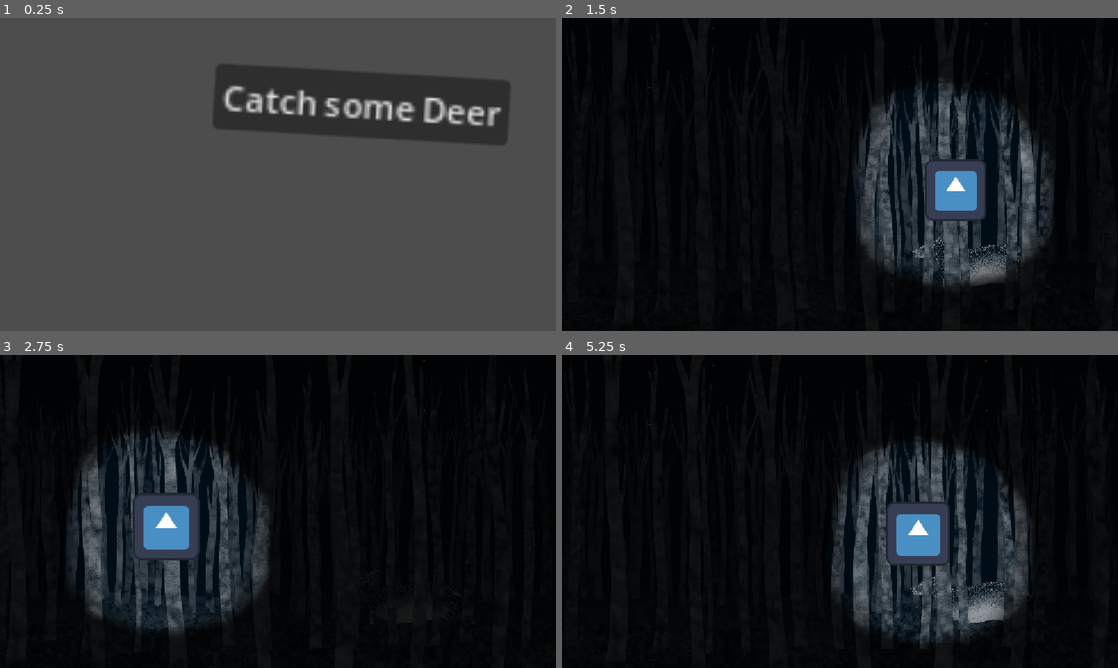
Above: before the commit, frames 1-4 (two rows, left to right).
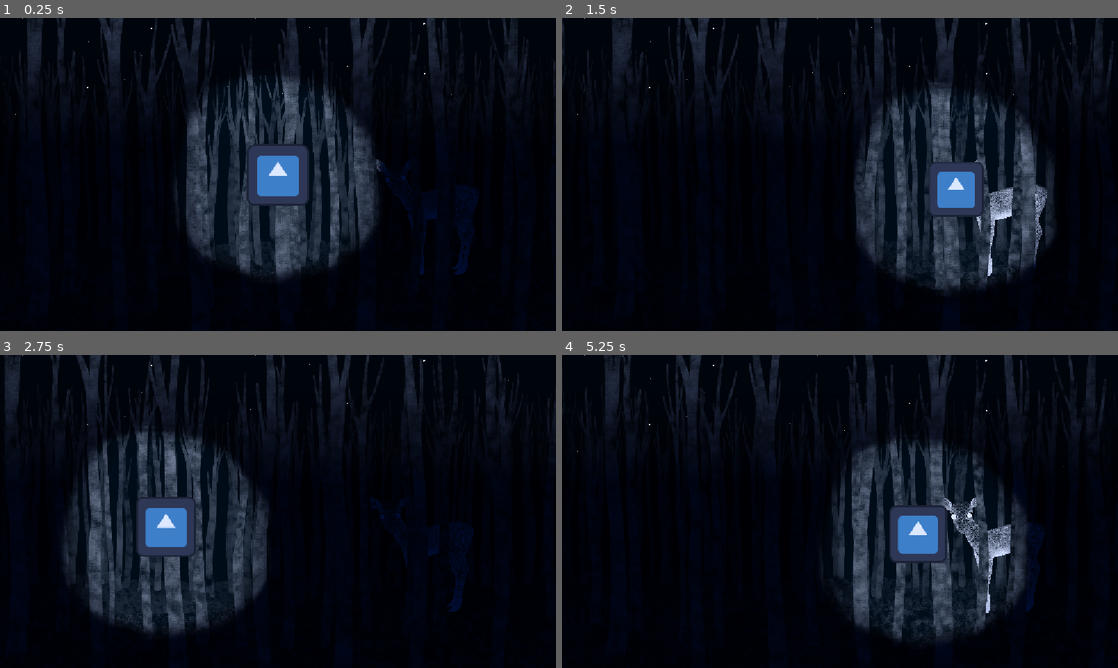
Above: after the commit, the same moments.

Repository: Fionn-the-goose/deer-hunting
Game: Godot game, scene res://assets/scenes/play_scene.tscn
The game is run twice, just before and just after one commit, with the same random seed, the same clock (stepped at 60 frames per second) and the same inputs. Before the commit the project starts from res://assets/scenes/menu.tscn. The engine's default icon, where the game draws it, is replaced by a stand-in: a white triangle on a blue panel in a dark square.
Inputs (mouse positions are in pixels of both pictures, inside the frame that each line leads up to):
- Up to frame 1 (0.25 s): no input
- Up to frame 2 (1.5 s): click (923, 105) at 0.5 s, where only the run before the commit has a clickable "Catch some Deer"; tap Enter at 1.25 s; move the mouse to (967, 224) at 1.27 s; press the mouse at (967, 224) at 1.28 s
- Up to frame 3 (2.75 s): tap Space at 2 s; move the mouse to (166, 527) at 2.02 s; release the mouse at (166, 527) at 2.03 s; click (166, 527) at 2.1 s
- Up to frame 4 (5.25 s): move the mouse to (895, 442) at 2.77 s; press the mouse at (895, 442) at 2.78 s; move the mouse to (812, 574) at 3.52 s; release the mouse at (812, 574) at 3.53 s; click (812, 574) at 3.6 s; tap Enter at 4.25 s; move the mouse to (1006, 558) at 4.27 s; press the mouse at (1006, 558) at 4.28 s; move the mouse to (673, 464) at 5.02 s; release the mouse at (673, 464) at 5.03 s; click (673, 464) at 5.1 s

The runs differ from the first frame. In frame 1, 98% of the frame differs, in the area x 0-100%, y 0-100%; in frame 2, 14%; in frame 3, 13%; in frame 4, 14%.

Commit message:
stuff again

Diff:
--- /dev/null
+++ b/oh-dear/assets/scenes/Cam.tscn
@@ -0,0 +1,3 @@
+[gd_scene format=3 uid="uid://mekefoqvjv2e"]
+
+[node name="Camera2D" type="Camera2D" unique_id=749539712]
--- /dev/null
+++ b/oh-dear/assets/scenes/area_trigger.gd
@@ -0,0 +1,12 @@
+extends Area2D
+@onready var Scene : Node2D = $"." as Node2D
+@onready var Scene_Nr : int = int(self.name.substr(13))
+
+# Called when the node enters the scene tree for the first time.
+func _ready() -> void:
+	print(Scene_Nr)
+	pass # Replace with function body.
+
+# Called every frame. 'delta' is the elapsed time since the previous frame.
+func _process(delta: float) -> void:
+	pass
--- a/oh-dear/assets/scenes/dontDestroyOnLoad.tscn
+++ b/oh-dear/assets/scenes/dontDestroyOnLoad.tscn
@@ -1,24 +1,15 @@
 [gd_scene format=3 uid="uid://6vijfvbfqk47"]
 
 [ext_resource type="PackedScene" uid="uid://d1di8cjvdae34" path="res://assets/scenes/cursor.tscn" id="1_sx3ai"]
-[ext_resource type="PackedScene" uid="uid://dhwv2ir7sxfeq" path="res://assets/scenes/flashlight.tscn" id="2_thfgl"]
 
-[node name="Node" type="Node" unique_id=1832524642]
+[node name="Node" type="Node" unique_id=1467441915]
 
-[node name="blende" type="CanvasModulate" parent="." unique_id=1081939365]
+[node name="Camera2D" type="Camera2D" parent="." unique_id=1405112211]
 unique_name_in_owner = true
-color = Color(0.16206557, 0.1620656, 0.16206557, 1)
-
-[node name="Camera2D" type="Camera2D" parent="." unique_id=1737536266]
 position = Vector2(572, 327)
 
-[node name="cursor" parent="." unique_id=1538365253 instance=ExtResource("1_sx3ai")]
+[node name="Cursor" parent="." unique_id=1538365253 instance=ExtResource("1_sx3ai")]
 unique_name_in_owner = true
 z_index = 5
 position = Vector2(572, 315)
 SPEED = 800.0
-
-[node name="PointLight2D" parent="." unique_id=2041901554 instance=ExtResource("2_thfgl")]
-position = Vector2(565.99994, 306.99997)
-
-[node name="flashlight" type="Node2D" parent="." unique_id=170041720]
--- a/oh-dear/assets/scenes/levels/level_alt.tscn
+++ b/oh-dear/assets/scenes/levels/level_alt.tscn
@@ -6,6 +6,7 @@
 [ext_resource type="Texture2D" uid="uid://c2x4jrvesyir2" path="res://assets/background/floor 1dr layer.png" id="4_glqjr"]
 [ext_resource type="PackedScene" uid="uid://dpnfxhnsc6frd" path="res://assets/scenes/deer.tscn" id="5_a17ju"]
 [ext_resource type="Texture2D" uid="uid://b24fg5u7jagor" path="res://assets/background/trees 2dr layer.png" id="6_8ynwq"]
+[ext_resource type="Texture2D" uid="uid://bbecihgmrr8dp" path="res://assets/deer/Hörsch.png" id="7_le1rm"]
 [ext_resource type="Texture2D" uid="uid://di0q2y8du5orr" path="res://assets/background/floor 2dr layer.png" id="7_v82wl"]
 [ext_resource type="Texture2D" uid="uid://dn3s6b1rfefwa" path="res://assets/background/trees 3dr layer.png" id="8_1et3t"]
 [ext_resource type="Texture2D" uid="uid://cdlr6meuudixv" path="res://assets/background/floor 3dr layer.png" id="9_g05m3"]
@@ -43,7 +44,7 @@
 
 [node name="Deer2" parent="Paralax/paralax_03" unique_id=1604934040 instance=ExtResource("5_a17ju")]
 z_index = -19
-position = Vector2(537, 539)
+position = Vector2(972.99994, 592)
 scale = Vector2(2.155, 2.155)
 skew = -0.05235988
 
@@ -55,6 +56,11 @@
 position = Vector2(571, 318)
 scale = Vector2(0.5, 0.5)
 texture = ExtResource("6_8ynwq")
+
+[node name="Hörsch" type="Sprite2D" parent="Paralax/paralax_03" unique_id=201506490]
+position = Vector2(398, 210)
+scale = Vector2(0.481205, 0.481205)
+texture = ExtResource("7_le1rm")
 
 [node name="paralax_04" parent="Paralax" unique_id=153268608 instance=ExtResource("2_02xpd")]
 z_index = -30
--- a/oh-dear/assets/scenes/play_scene.tscn
+++ b/oh-dear/assets/scenes/play_scene.tscn
@@ -1,46 +1,66 @@
 [gd_scene format=3 uid="uid://dvj0v2nc2vr2x"]
 
 [ext_resource type="Script" uid="uid://dxammy1st3tjq" path="res://assets/scripts/scene_manager.gd" id="1_5uqcj"]
-[ext_resource type="PackedScene" uid="uid://d1di8cjvdae34" path="res://assets/scenes/cursor.tscn" id="1_a0jw4"]
 [ext_resource type="PackedScene" uid="uid://dhwv2ir7sxfeq" path="res://assets/scenes/flashlight.tscn" id="2_a0jw4"]
+[ext_resource type="PackedScene" uid="uid://c0wqmjipi2rhj" path="res://assets/scenes/levels/level_alt.tscn" id="2_da400"]
+[ext_resource type="Texture2D" uid="uid://yg5jxoxrpq5d" path="res://assets/background/stars.png" id="5_1uwuw"]
 [ext_resource type="Texture2D" uid="uid://buneroqei2syw" path="res://assets/background/layer 4 stars.png" id="5_5uqcj"]
 [ext_resource type="Script" uid="uid://bw1df5hutqdj6" path="res://assets/scenes/level.gd" id="5_folan"]
 [ext_resource type="PackedScene" uid="uid://wca7672d3hrx" path="res://assets/scenes/parallax_layer.tscn" id="5_rfwu7"]
 [ext_resource type="Texture2D" uid="uid://bctgw7gi555vy" path="res://assets/background/trees 1dr layer.png" id="6_7pwae"]
+[ext_resource type="Texture2D" uid="uid://317qdqws8h5t" path="res://assets/dev_sprites/DEV_blende.2.png" id="6_da400"]
 [ext_resource type="Texture2D" uid="uid://c2x4jrvesyir2" path="res://assets/background/floor 1dr layer.png" id="7_ck0hd"]
 [ext_resource type="PackedScene" uid="uid://dpnfxhnsc6frd" path="res://assets/scenes/deer.tscn" id="8_7pwae"]
 [ext_resource type="Texture2D" uid="uid://b24fg5u7jagor" path="res://assets/background/trees 2dr layer.png" id="8_vlmgp"]
 [ext_resource type="Texture2D" uid="uid://di0q2y8du5orr" path="res://assets/background/floor 2dr layer.png" id="9_5hyrw"]
 [ext_resource type="Texture2D" uid="uid://dn3s6b1rfefwa" path="res://assets/background/trees 3dr layer.png" id="10_mntja"]
 [ext_resource type="Texture2D" uid="uid://cdlr6meuudixv" path="res://assets/background/floor 3dr layer.png" id="11_bnsmh"]
+[ext_resource type="Script" uid="uid://bljjltq7swkee" path="res://assets/scenes/area_trigger.gd" id="16_md1pp"]
+
+[sub_resource type="CanvasItemMaterial" id="CanvasItemMaterial_1uwuw"]
+light_mode = 1
+
+[sub_resource type="Gradient" id="Gradient_md1pp"]
+
+[sub_resource type="GradientTexture2D" id="GradientTexture2D_de42a"]
+gradient = SubResource("Gradient_md1pp")
+
+[sub_resource type="RectangleShape2D" id="RectangleShape2D_da400"]
+size = Vector2(79, 413)
 
 [node name="Scene" type="Node2D" unique_id=724858009]
 script = ExtResource("1_5uqcj")
-
-[node name="Node" type="Node" parent="." unique_id=1665680]
-unique_name_in_owner = true
-
-[node name="blende" type="CanvasModulate" parent="Node" unique_id=2144421762]
-unique_name_in_owner = true
-color = Color(0.16206557, 0.1620656, 0.16206557, 1)
-
-[node name="Camera2D" type="Camera2D" parent="Node" unique_id=339479052]
-position = Vector2(572, 327)
-
-[node name="PointLight2D" parent="Node" unique_id=2041901554 instance=ExtResource("2_a0jw4")]
-position = Vector2(565.99994, 306.99997)
-
-[node name="Cursor" parent="Node" unique_id=1538365253 instance=ExtResource("1_a0jw4")]
-unique_name_in_owner = true
-z_index = 5
-position = Vector2(572, 315)
-SPEED = 800.0
-
-[node name="flashlight" type="Node2D" parent="Node" unique_id=923850823]
+next_level_index = Array[PackedScene]([ExtResource("2_da400")])
 
 [node name="level" type="Node2D" parent="." unique_id=399993441 node_paths=PackedStringArray("next_levels")]
 script = ExtResource("5_folan")
 next_levels = [null]
+
+[node name="Stars" type="Sprite2D" parent="level" unique_id=1487394103]
+z_index = -99
+material = SubResource("CanvasItemMaterial_1uwuw")
+position = Vector2(584, 332)
+scale = Vector2(0.21343766, 0.21343766)
+texture = ExtResource("5_1uwuw")
+
+[node name="PointLight2D" type="PointLight2D" parent="level/Stars" unique_id=121859672]
+visible = false
+position = Vector2(2108.344, -463.83566)
+scale = Vector2(0.07562019, 0.07562019)
+texture = ExtResource("6_da400")
+
+[node name="PointLight2D2" type="PointLight2D" parent="level/Stars" unique_id=1318854712]
+position = Vector2(-107.7598, -1878.7688)
+rotation = -1.5695163
+scale = Vector2(49.98218, 103.32546)
+texture = SubResource("GradientTexture2D_de42a")
+
+[node name="PointLight2D3" type="PointLight2D" parent="level/Stars" unique_id=504356425]
+visible = false
+position = Vector2(-285.79773, 2520.642)
+rotation = -4.712389
+scale = Vector2(66.78146, 141.58693)
+texture = SubResource("GradientTexture2D_de42a")
 
 [node name="Background" type="Sprite2D" parent="level" unique_id=1485920857]
 z_index = -1000
@@ -50,11 +70,12 @@
 texture = ExtResource("5_5uqcj")
 
 [node name="Paralax" type="Node2D" parent="level" unique_id=364905252]
+position = Vector2(0, -31)
 
 [node name="paralax_01" parent="level/Paralax" unique_id=1688922290 instance=ExtResource("5_rfwu7")]
 
 [node name="Trees1DrLayer" type="Sprite2D" parent="level/Paralax/paralax_01" unique_id=1355119261]
-position = Vector2(571, 310)
+position = Vector2(571, 326)
 scale = Vector2(0.5, 0.5)
 texture = ExtResource("6_7pwae")
 
@@ -63,7 +84,7 @@
 influence = 0.1
 
 [node name="Floor1DrLayer" type="Sprite2D" parent="level/Paralax/paralax_02" unique_id=472614232]
-position = Vector2(571, 310)
+position = Vector2(571, 342)
 scale = Vector2(0.5, 0.5)
 texture = ExtResource("7_ck0hd")
 
@@ -72,11 +93,11 @@
 influence = 0.05
 
 [node name="Deer" parent="level/Paralax/paralax_03" unique_id=1604934040 instance=ExtResource("8_7pwae")]
-z_index = -19
-position = Vector2(841, 565)
+z_index = -7
+position = Vector2(897, 554)
 
 [node name="Trees2DrLayer" type="Sprite2D" parent="level/Paralax/paralax_03" unique_id=910935951]
-position = Vector2(571, 318)
+position = Vector2(516, 312)
 scale = Vector2(0.5, 0.5)
 texture = ExtResource("8_vlmgp")
 
@@ -106,3 +127,19 @@
 position = Vector2(571, 293)
 scale = Vector2(0.5, 0.5)
 texture = ExtResource("11_bnsmh")
+
+[node name="blende" type="CanvasModulate" parent="level" unique_id=2144421762]
+unique_name_in_owner = true
+color = Color(4.813075e-08, 0.049101114, 0.1936785, 1)
+
+[node name="flashlight" type="Node2D" parent="level" unique_id=923850823]
+
+[node name="PointLight2D" parent="level" unique_id=2041901554 instance=ExtResource("2_a0jw4")]
+position = Vector2(565.99994, 306.99997)
+
+[node name="AREA_TRIGGER_0" type="Area2D" parent="." unique_id=1541308074]
+script = ExtResource("16_md1pp")
+
+[node name="CollisionShape2D" type="CollisionShape2D" parent="AREA_TRIGGER_0" unique_id=728858448]
+position = Vector2(156.5, 372.5)
+shape = SubResource("RectangleShape2D_da400")
--- a/oh-dear/assets/scripts/deer.gd
+++ b/oh-dear/assets/scripts/deer.gd
@@ -30,7 +30,3 @@
 func _on_area_2d_mouse_exited() -> void:
 	targeted = false
 	pass # Replace with function body.
-
-func _on_area_2d_body_entered(body: Node2D) -> void:
-
-	pass # Replace with function body.
--- a/oh-dear/assets/scripts/parallax_layer.gd
+++ b/oh-dear/assets/scripts/parallax_layer.gd
@@ -1,7 +1,7 @@
 extends Node2D
 @export var influence : float = .2
 @export var Sprite : Sprite2D
-@onready var cursor : Node2D = $"%Cursor" as Node2D
+@onready var cursor : Node2D = $"/root/DontDestroyOnLoad/Cursor" as Node2D
 
 # Called when the node enters the scene tree for the first time.
 func _ready() -> void:
--- a/oh-dear/assets/scripts/point_light_2d.gd
+++ b/oh-dear/assets/scripts/point_light_2d.gd
@@ -1,5 +1,5 @@
 extends PointLight2D
-@onready var target : Node2D = $"%Cursor" as Node2D
+@onready var target : Node2D = $"/root/DontDestroyOnLoad/Cursor" as Node2D
 @export var SPEED : float = 200
 
 # Called when the node enters the scene tree for the first time.
--- a/oh-dear/assets/scripts/scene_manager.gd
+++ b/oh-dear/assets/scripts/scene_manager.gd
@@ -1,5 +1,7 @@
 extends Node2D
-@onready var current_level : Node2D = $"level" as Node2D
+@export var next_level_index : Array[PackedScene]
+var canTrigger : bool = false
+var currentTrigger : int
 
 # Called when the node enters the scene tree for the first time.
 func _ready() -> void:
@@ -9,7 +11,11 @@
 
 func swap_level(i: int):
 	print("new scene loaded")
-	get_tree().change_scene_to_file("res://assets/scenes/levels/level_alt.tscn")
+	get_tree().change_scene_to_packed(next_level_index [i])
+
+func _input(event: InputEvent) -> void:
+	if (event.is_action("click") && canTrigger):
+		swap_level(currentTrigger)
 
 # Called every frame. 'delta' is the elapsed time since the previous frame.
 func _process(delta: float) -> void:
--- a/oh-dear/project.godot
+++ b/oh-dear/project.godot
@@ -11,9 +11,13 @@
 [application]
 
 config/name="oh_dear"
-run/main_scene="uid://c23w4ig3hdy3k"
+run/main_scene="uid://dvj0v2nc2vr2x"
 config/features=PackedStringArray("4.7", "Forward Plus")
 config/icon="res://icon.svg"
+
+[autoload]
+
+DontDestroyOnLoad="*uid://6vijfvbfqk47"
 
 [display]
 
Not shown, added: oh-dear/assets/background/stars.png.import
Not shown, added: oh-dear/assets/scenes/area_trigger.gd.uid
